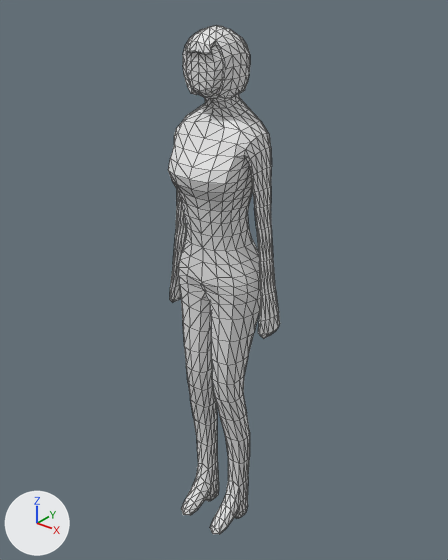
One commit to the glTF model assets/models/character.glb: the scene before it, then after it.
Camera for both pictures: a camera (50 mm lens) standing at (1.107, -1.348, 1.792) and looking at (-0.003, 0.04, 0.932). Arrows for +X, +Y and +Z are at lower left; the lights stay in place. Mesh edges are drawn as thin lines. Where no turn or scale is listed for an object, it has been applied to the vertices.

The first picture shows 'character.001'.
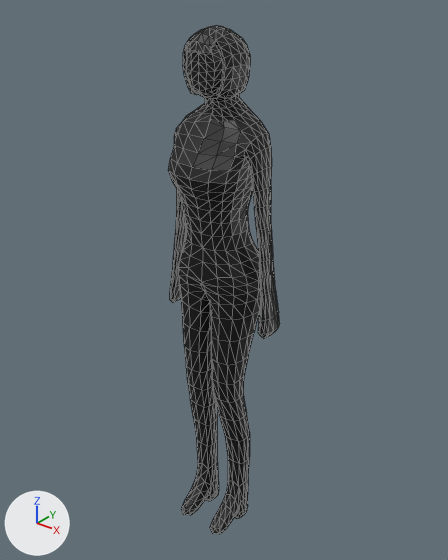
Boxes (x1, y1, x2, y2) around the edits, measured in the pictures (448 x 560 px):
'character.001', recoloured
    both: (168, 25, 280, 534)

The edits, one by one:
Picture 'char-tex' (img_char_tex) is new.
Material 'Material' (mat_material) is new.
Its texture is img_char_tex.
me_cube_004 has 1328 vertices, 2634 faces and spans x -0.19..0.21, y -0.13..0.11, z -0.01..1.68.
me_cube_004 now uses material mat_material (picture img_char_tex).
